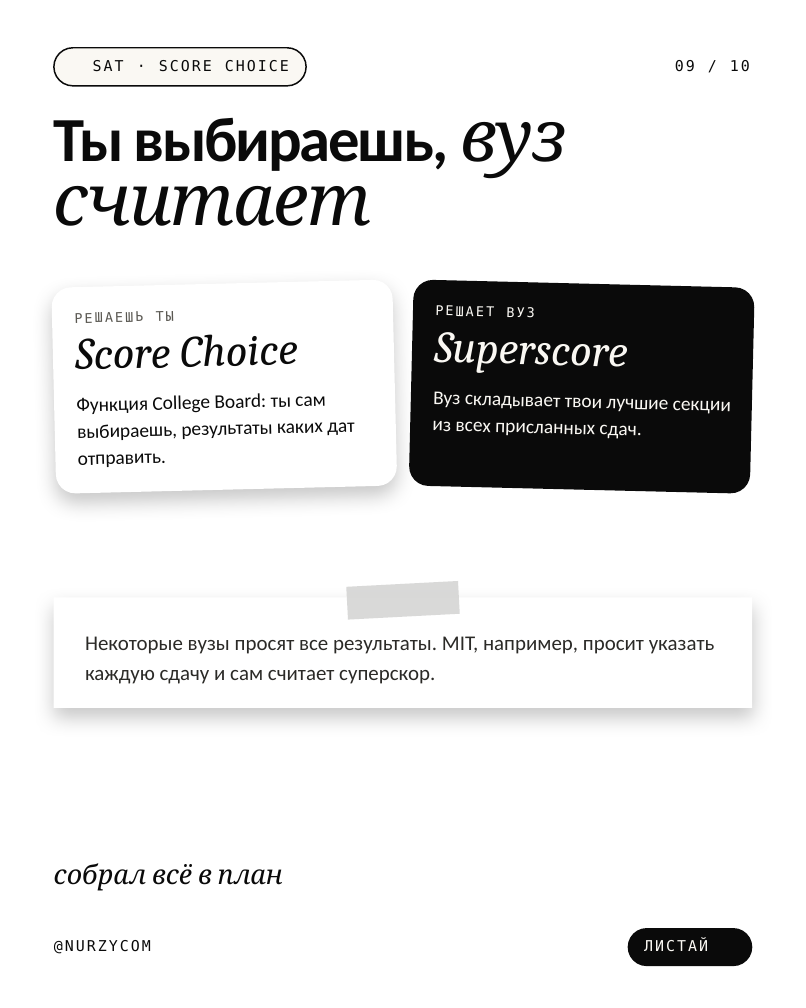
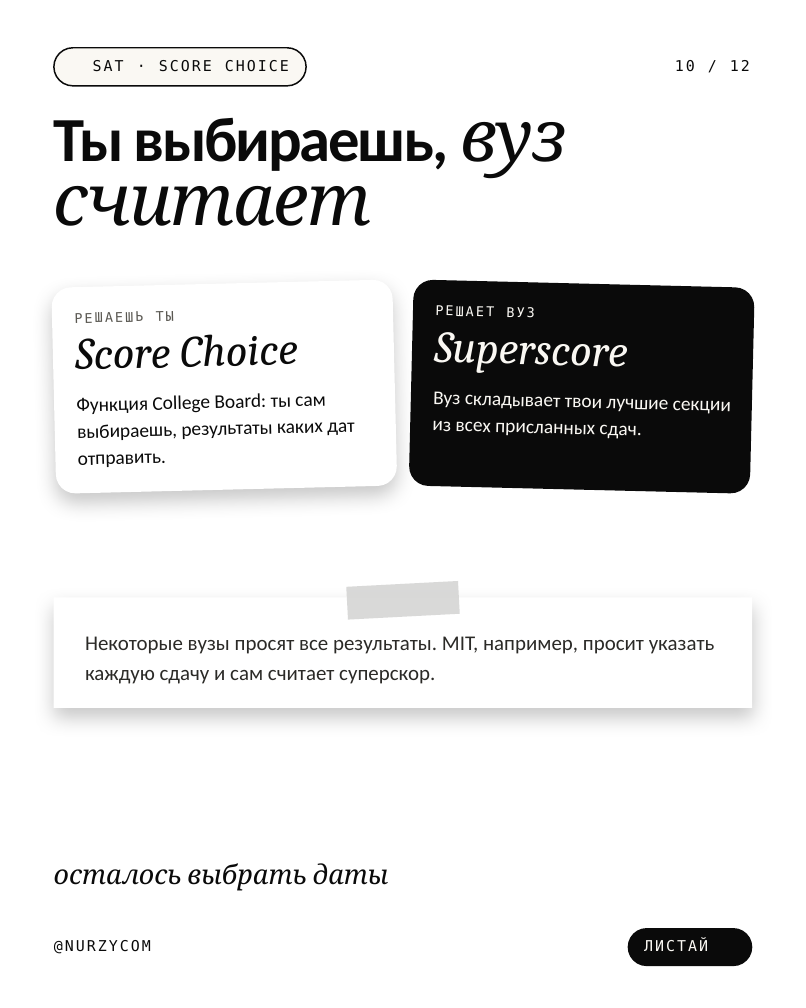
Before and after one commit to galiandojonathan-ship-it1/nurzycom_brand, a slide deck: slide 10 of social/pptx/sat-superscore.pptx (slide 9 before the commit). Drawn at 806x1008 pixels with LibreOffice and Linux fonts; fonts in the diff are those of the drawing; background and template pictures are left out. Boxes give left, top, right and bottom in pixels: in the first picture for what was removed or moved away, otherwise in the second. Text is boxed around its words. In the diff, an @@ line names an element or a change of style, - is before the commit and + after.

```diff
--- a/social/pptx/sat-superscore.pptx
+++ b/social/pptx/sat-superscore.pptx
@@ text at <box>675,60,750,72</box>: text changed @@
-09 / 10
+10 / 12
@@ text at <box>54,863,389,891</box>: text changed @@
-собрал всё в план
+осталось выбрать даты
```
Also in this commit, not shown: 9 other slides changed, 2 slides added, 27 other files.
